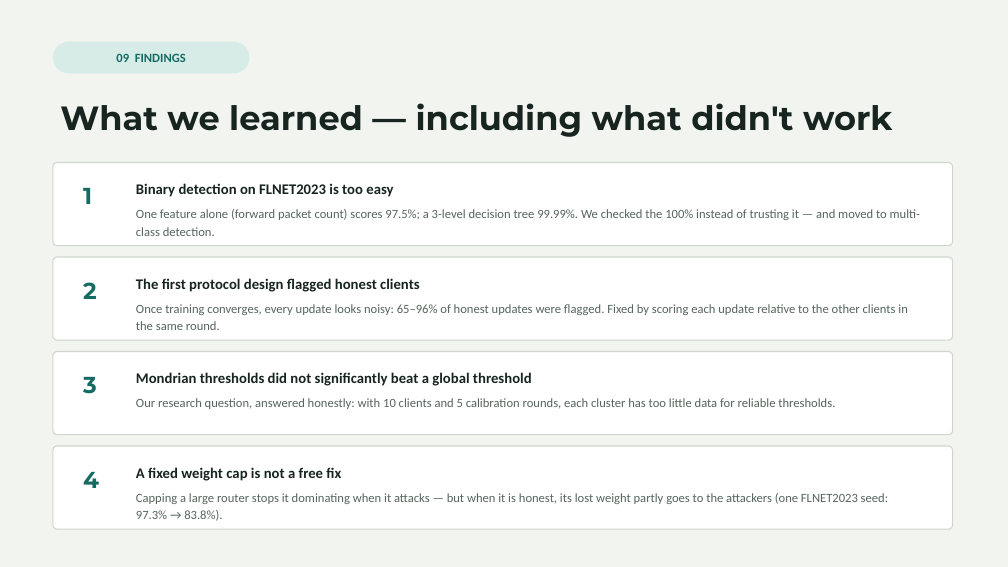
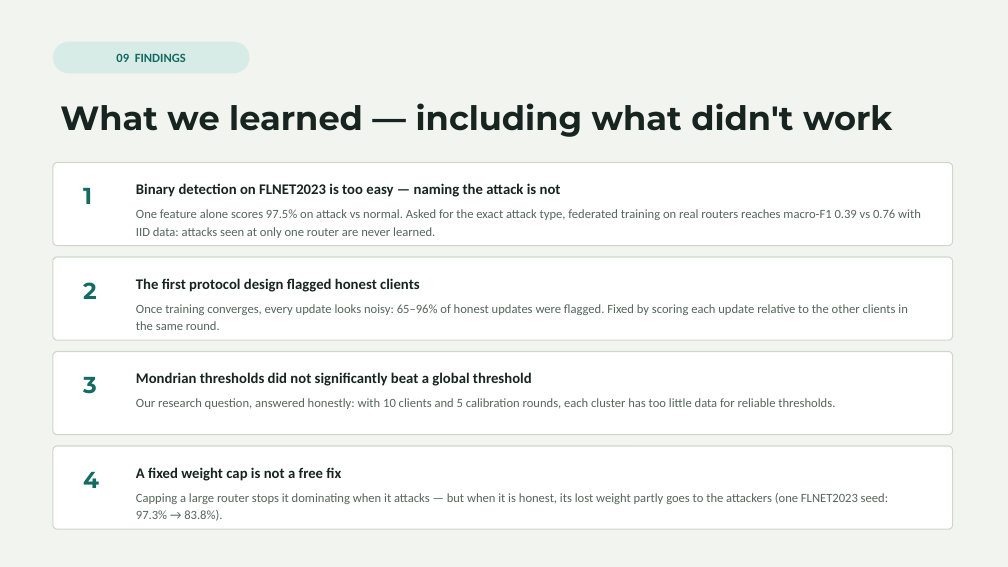
Before and after one commit to Vinudharshini18/Krypsis-A-network-intrusion-detection-system, a slide deck: slide 10 of presentation/Krypsis_Presentation.pptx. Drawn at 1008x567 pixels with LibreOffice and Linux fonts; fonts in the diff are those of the drawing. Boxes give left, top, right and bottom in pixels: in the first picture for what was removed or moved away, otherwise in the second. Text is boxed around its words. In the diff, an @@ line names an element or a change of style, - is before the commit and + after.

Commit message:
Add multi-class results, rebuild slides and handbook, fix README
- results/multiclass.json: 11-class detection; router-split FedAvg
  reaches macro-F1 0.389 vs 0.759 IID and 0.790 centralized, with 0%
  recall on every attack type held by only one or two routers
- README: Phase 10 write-up; remove a duplicated Phase 7-8 block that
  the previous commit introduced; updated next steps
- Slides: multi-class finding, clearer label for the FLNET2023
  backdoor row (attack failed even undefended)
- Handbook PDF regenerated for the 10-slide deck
- requirements.txt: add reportlab

```diff
--- a/presentation/Krypsis_Presentation.pptx
+++ b/presentation/Krypsis_Presentation.pptx
@@ text at (136,183,561,197): text changed @@
-Binary detection on FLNET2023 is too easy
+Binary detection on FLNET2023 is too easy — naming the attack is not
@@ text at (136,209,921,238): text changed @@
-One feature alone (forward packet count) scores 97.5%; a 3-level decision tree 99.99%. We checked the 100% instead of trusting it — and moved to multi-class detection.
+One feature alone scores 97.5% on attack vs normal. Asked for the exact attack type, federated training on real routers reaches macro-F1 0.39 vs 0.76 with IID data: attacks seen at only one router are never learned.
```
Also in this commit, not shown: 2 other slides changed, 5 other files.
